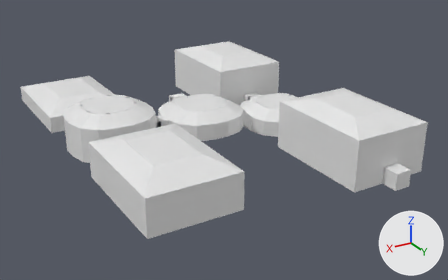
An edit to the FBX model Assets/Models/temple_of_the_void_oracle.fbx, drawn before and after from the same camera.
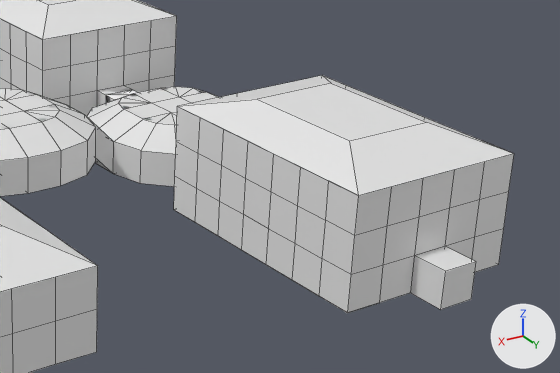
Each version is shown whole from a 50 mm lens placed at (23.1, 45.6, 18.7), pointed at (-0.2, 6.6, -0.7), then close up on the part from 45% to 100% of the width and 20% to 78% of the height. The lights are fixed; the arrows at lower right show +X, +Y and +Z. The close-ups show mesh edges as thin lines. Vertices at the same position are counted once.

Objects in the first close-up: 'Room_-2_1', 'Room_-3_3', 'Room_-6_14', 'Room_-8_-7', 'Room_-8_1', 'Room_-8_7', 'Room_4_7'.
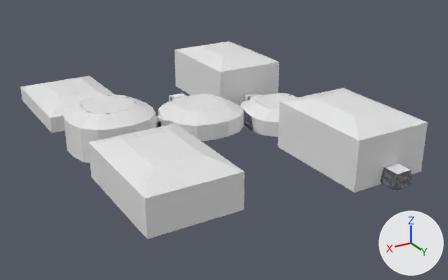
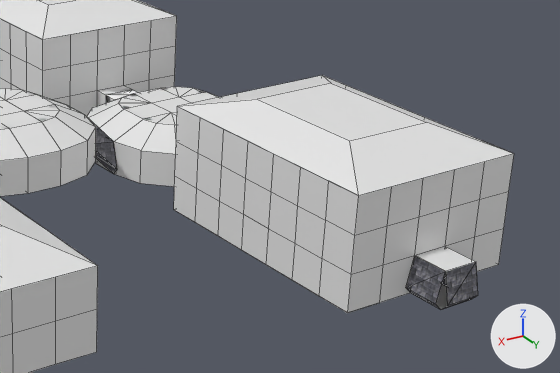
What the commit changed:
Picture 'DUNG_WL_1-0.png' (img_dung_wl_1_0_png) is new.
Material 'TileSet00_WallMaterial' (mat_tileset00_wallmaterial) is new.
Its texture is img_dung_wl_1_0_png.
Its roughness is 0.553.
me_plane_256 is used by ob_room__6_14; location (0.0, 0.0, 0.0).
me_plane_256 had 8 vertices, 5 faces and spanned x -7.68..-6.4, y 17.92..19.2, z -1.28..0.0.
me_plane_256 now has 26 vertices, 14 faces and spans x -7.92..-6.16, y 17.919..19.44, z -1.28..0.001.
Part 1, on me_plane_256:
3 faces are deleted.
12 vertices are added at x -7.92..-6.16, y 17.919..19.44, z -1.28..0.001.
6 new vertices lie (0.0, 1.281, 0.0) away from vertices in x -7.92..-6.16, y 17.919..17.92, z -1.28..0.001.
12 new faces join them, mat_tileset00_wallmaterial (picture img_dung_wl_1_0_png).
me_plane_256 no longer uses material mat_wallmaterial (white #e7e7e7).
me_plane_256 now uses material mat_tileset00_wallmaterial (picture img_dung_wl_1_0_png).
me_plane_252 is used by ob_room__3_3; location (0.0, 0.0, 0.0).
me_plane_252 had 8 vertices, 4 faces and spanned x -3.84..-2.56, y 3.84..5.12, z -1.28..1.28.
me_plane_252 now has 20 vertices, 10 faces and spans x -3.84..-2.56, y 3.6..5.36, z -1.28..1.28.
Part 2, on me_plane_252:
3 faces are deleted.
6 vertices are added at (-3.84, 3.84, -1.28), (-3.84, 3.6, -1.04), (-3.84, 5.12, -1.28), (-3.84, 5.36, -1.04), (-3.84, 3.84, 0.0), (-3.84, 5.12, 0.0).
6 new vertices lie (1.28, 0.0, 1.28) away from vertices in x -3.84, y 3.6..5.36, z -1.28..0.0.
8 new faces join them, mat_tileset00_wallmaterial (picture img_dung_wl_1_0_png).
1 new face joins them, mat_ceilingmaterial (white #e7e7e7).
me_plane_252 no longer uses material mat_wallmaterial (white #e7e7e7).
me_plane_252 now uses material mat_tileset00_wallmaterial (picture img_dung_wl_1_0_png).

Where the change shows, as pixel boxes [x1, y1, x2, y2] in the close-ups (560 x 373 px):
'Room_-6_14', reshaped (11% wider): before [411, 246, 476, 309]; after [406, 246, 478, 309]
'Room_-3_3', reshaped (10% wider): before [86, 116, 114, 173]; after [86, 116, 117, 174]
part 1 of me_plane_256, built on: before [411, 256, 476, 309]; after [406, 256, 478, 309]
